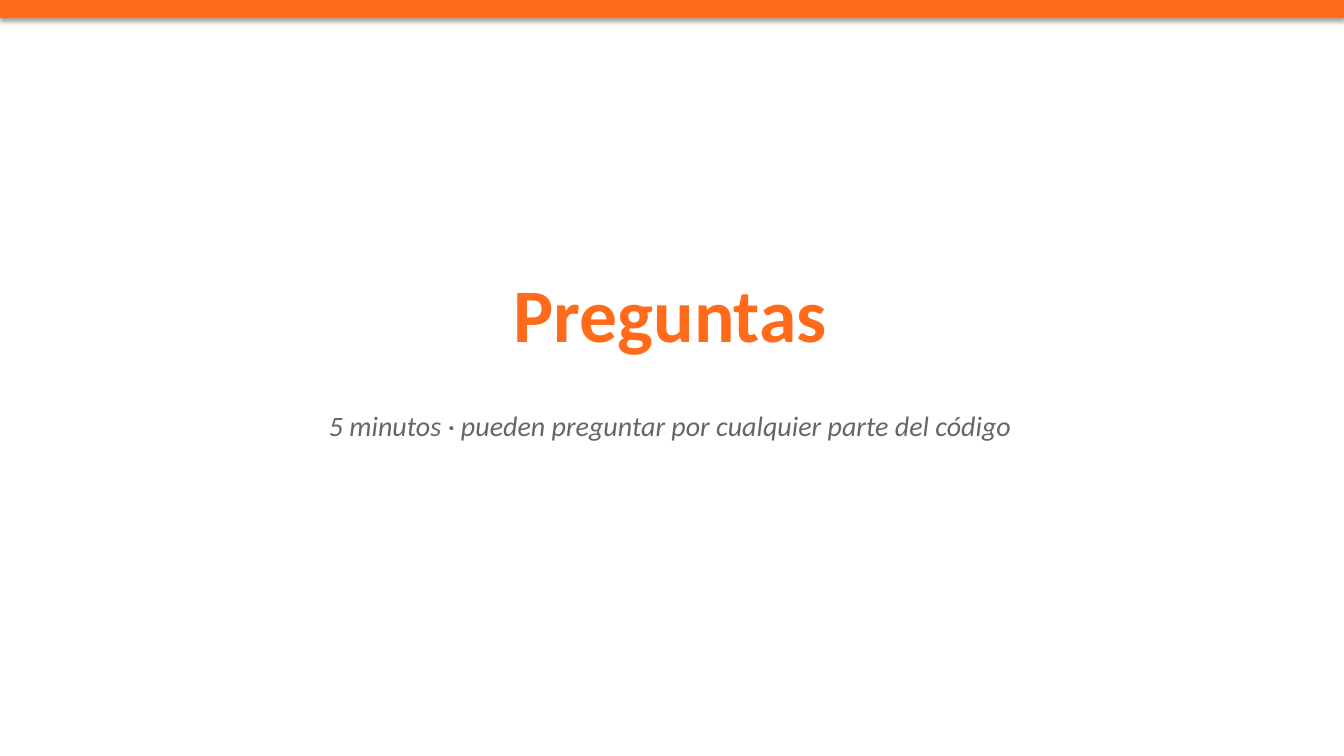
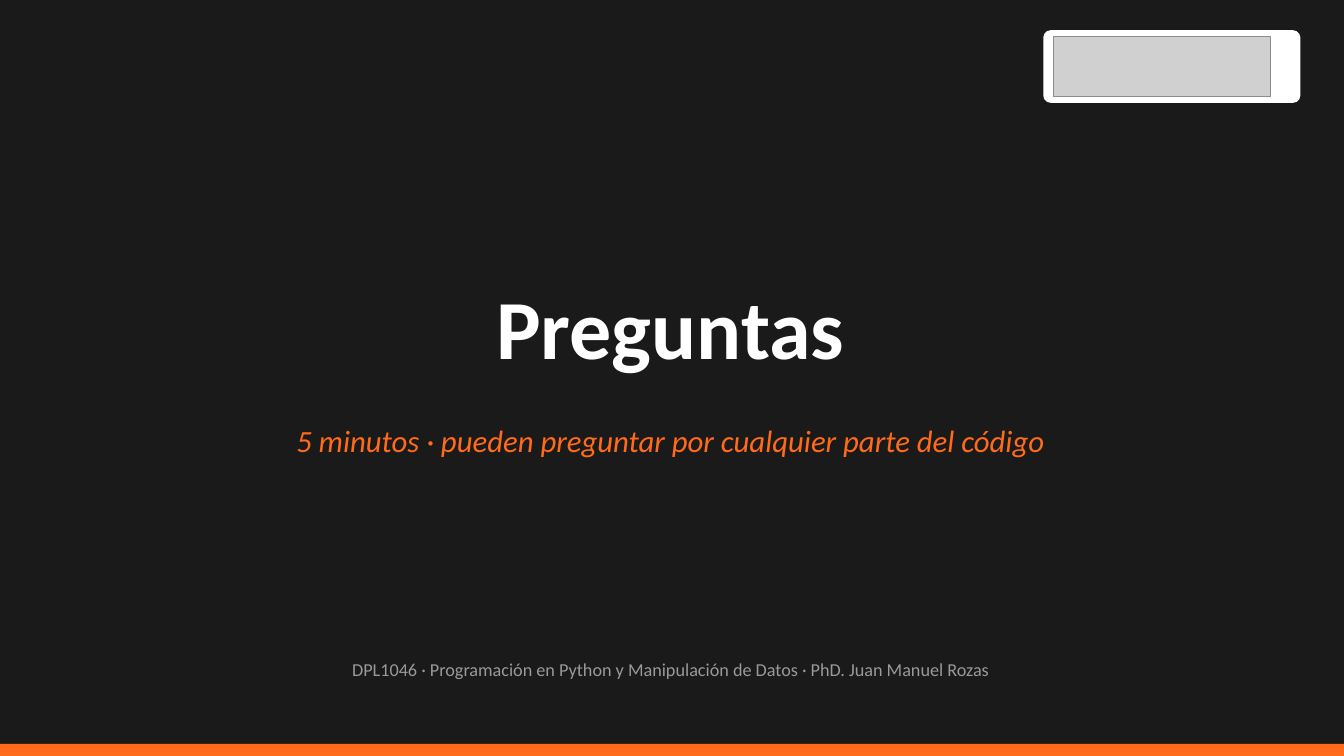
Before and after one commit to JuanMaRozas/diplomado-idsdata-juanmarozas, a slide deck: slide 11 of clases/clase-03/material/template_presentacion_proyecto.pptx (slide 10 before the commit). Drawn at 1344x756 pixels with LibreOffice and Linux fonts; fonts in the diff are those of the drawing; grey boxes stand for pictures. Boxes give left, top, right and bottom in pixels: in the first picture for what was removed or moved away, otherwise in the second. Text is boxed around its words. In the diff, an @@ line names an element or a change of style, - is before the commit and + after.

```diff
--- a/clases/clase-03/material/template_presentacion_proyecto.pptx
+++ b/clases/clase-03/material/template_presentacion_proyecto.pptx
@@ rectangle added at [0,0,1344,756], fill #1A1A1A @@
@@ rounded rectangle added at [1044,30,1301,103], fill #FFFFFF @@
@@ picture added at [1054,36,1270,97] @@
@@ text "Preguntas": place and size @@
-text "Preguntas" at [514,293,827,355]
+text "Preguntas" at [496,304,844,374]
@@ text "Preguntas" at [496,304,844,374]: size 54 to 60 pt, text colour #FF6B1A to #FFFFFF @@
@@ text "5 minutos · pueden preguntar ...": place and size @@
-text "5 minutos · pueden preguntar ..." at [329,416,1010,441]
+text "5 minutos · pueden preguntar ..." at [296,430,1044,458]
@@ text "5 minutos · pueden preguntar ..." at [296,430,1044,458]: size 20 to 22 pt, text colour #666666 to #FF6B1A @@
@@ text added at [352,663,989,679], 13 pt, text #999999 @@
+DPL1046 · Programación en Python y Manipulación de Datos · PhD. Juan Manuel Rozas
@@ rectangle: place and size @@
-rectangle at [0,0,1344,18]
+rectangle at [0,744,1344,756]
@@ rectangle at [0,744,1344,756]: shadow off @@
```
Also in this commit, not shown: 10 slides added, 9 slides removed, 16 other files.
